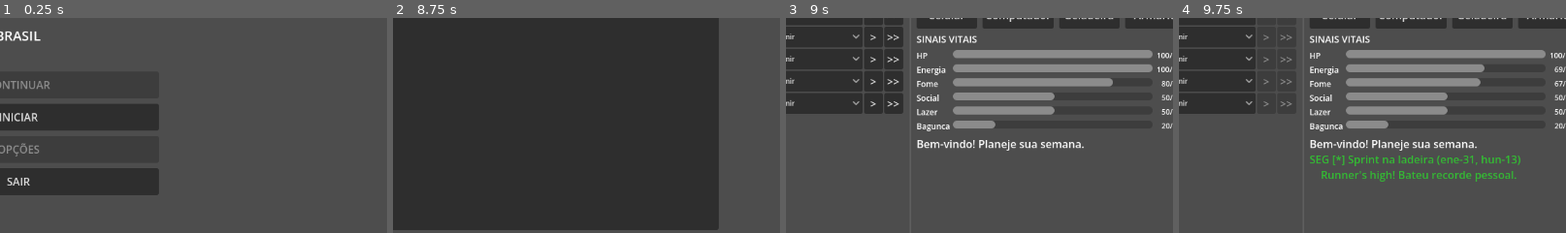
Above: before the commit, frames 1-4 (left to right).
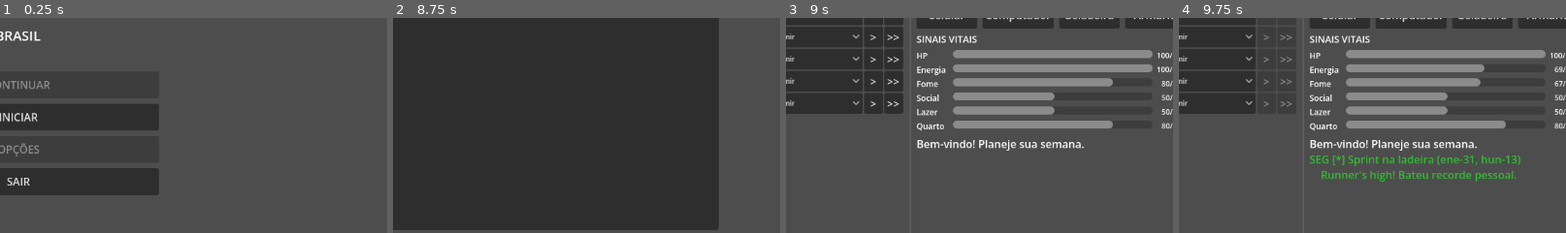
Above: after the commit, the same moments.

Repository: Slaxis/FlagFootballManager
Game: Godot game, scene res://engine/game/game.tscn
The game is run twice, just before and just after one commit, with the same random seed, the same clock (stepped at 60 frames per second) and the same inputs.
Inputs (mouse positions are % of the whole screen's width and height, from its top left):
- Up to frame 1 (0.25 s): no input
- Up to frame 2 (8.75 s): click "INICIAR" at 0.5 s; click (50, 48) at 1.25 s; click "OK" at 2 s; click (87, 6) at 2.77 s; type "Alex" at 2.85 s; click "JOGADOR" at 3.5 s; click "M" at 4.25 s; click "F" at 5 s; click "·" at 5.75 s; click "INICIAR" at 6.5 s; click "PROXIMO" at 7.25 s; click "VOLTAR" at 8 s
- Up to frame 3 (9 s): click "PULAR" at 8.75 s
- Up to frame 4 (9.75 s): click ">>" at 9.5 s
The pictures show only the part of the screen within x 48-97%, y 32-82%; the shares and areas given below are measured in that part.

Frames 1-2 are identical in both runs. In frame 3, 1.3% of the frame differs, in the area x 33-98%, y 47-53%; in frame 4, 1.3%.

Commit message:
fix: mess -> room vital (100=clean, 0=filthy, uniform with others)
Renamed to Quarto/Room. Starts at 80. Cleaning adds room, cooking
and staying up drains room. Collapse at 0 = FAXINA FORCADA.

Co-Authored-By: Claude Opus 4.6 (1M context) <noreply@anthropic.com>

Diff:
--- a/game/defs/activity.json
+++ b/game/defs/activity.json
@@ -149,7 +149,7 @@
       "desc": {"pt": "Organizar, limpar, tirar a bagunca", "en": "Organize, clean up, reduce the mess"},
       "category": "family",
       "slots": ["morning", "afternoon"],
-      "effects": {"energy": -10, "hunger": -5, "mess": -30},
+      "effects": {"energy": -10, "hunger": -5, "room": 30},
       "slot_modifiers": {"morning": 1.2, "afternoon": 1.0}
     },
     {
@@ -158,7 +158,7 @@
       "desc": {"pt": "Lavar louca, varrer, ajudar os pais", "en": "Wash dishes, sweep, help your parents"},
       "category": "family",
       "slots": ["morning", "afternoon"],
-      "effects": {"energy": -10, "hunger": -5, "social": 5, "mess": -10},
+      "effects": {"energy": -10, "hunger": -5, "social": 5, "room": 10},
       "money": 10,
       "slot_modifiers": {"morning": 1.0, "afternoon": 1.0}
     },
@@ -168,7 +168,7 @@
       "desc": {"pt": "Cozinhar algo decente pra comer", "en": "Cook something decent to eat"},
       "category": "family",
       "slots": ["morning", "afternoon", "night"],
-      "effects": {"hunger": 35, "energy": -5, "mess": 5},
+      "effects": {"hunger": 35, "energy": -5, "room": -5},
       "money": -15,
       "slot_modifiers": {"morning": 1.0, "afternoon": 1.0, "night": 1.0}
     },
@@ -223,7 +223,7 @@
       "desc": {"pt": "Ficar acordado de madrugada", "en": "Pull a late night"},
       "category": "social",
       "slots": ["late_night"],
-      "effects": {"energy": -20, "leisure": 15, "mess": 5},
+      "effects": {"energy": -20, "leisure": 15, "room": -5},
       "slot_modifiers": {"late_night": 1.0}
     },
     {
@@ -265,8 +265,8 @@
       "id": "_recover_mess",
       "name": {"pt": "FAXINA FORCADA", "en": "FORCED CLEANUP"},
       "desc": {"pt": "Sua mae mandou arrumar AGORA. Sem discussao.", "en": "Your mom made you clean up NOW. No arguments."},
-      "recovery_for": "mess", "slots": [],
-      "effects": {"mess": -40, "energy": -15, "leisure": -10}, "slot_modifiers": {}
+      "recovery_for": "room", "slots": [],
+      "effects": {"room": 40, "energy": -15, "leisure": -10}, "slot_modifiers": {}
     }
   ]
 }
--- a/game/modules/brasil_2026/ui/player_creation/player_creation.gd
+++ b/game/modules/brasil_2026/ui/player_creation/player_creation.gd
@@ -361,7 +361,7 @@
 	The.session["week"] = 1
 	The.session["day"] = 1
 	The.session["money"] = 500
-	The.session["vitals"] = {"hp": 100, "energy": 100, "hunger": 80, "social": 50, "leisure": 50, "mess": 20}
+	The.session["vitals"] = {"hp": 100, "energy": 100, "hunger": 80, "social": 50, "leisure": 50, "room": 80}
 	Log.log(self, "info", "Career: " + player_name + " registered as Thing '" + spec["id"] + "'")
 	var scene: PackedScene = The.ui("cutscene")
 	if scene:
--- a/game/modules/brasil_2026/ui/player_home/player_home.gd
+++ b/game/modules/brasil_2026/ui/player_home/player_home.gd
@@ -58,7 +58,7 @@
 	"hunger":  {"pt": "Fome",     "en": "Hunger"},
 	"social":  {"pt": "Social",   "en": "Social"},
 	"leisure": {"pt": "Lazer",    "en": "Leisure"},
-	"mess":    {"pt": "Bagunca",  "en": "Mess"},
+	"room":    {"pt": "Quarto",   "en": "Room"},
 }
 
 const COLOR_SYNERGY := Color(0.2, 0.75, 0.2)
@@ -409,7 +409,7 @@
 # --- Vitals ---
 
 func _build_vitals() -> void:
-	var vital_ids: Array[String] = ["hp", "energy", "hunger", "social", "leisure", "mess"]
+	var vital_ids: Array[String] = ["hp", "energy", "hunger", "social", "leisure", "room"]
 	for vid: String in vital_ids:
 		var row: HBoxContainer = HBoxContainer.new()
 		row.add_theme_constant_override("separation", 4)
